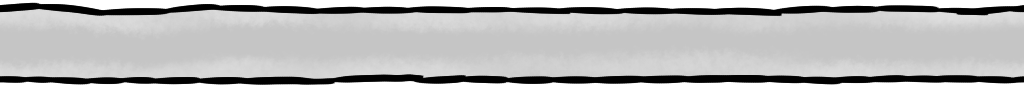
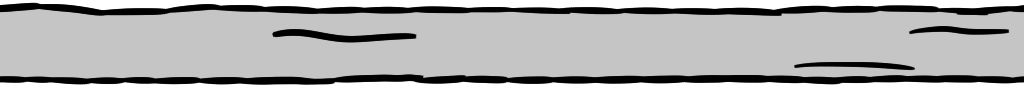
Two versions of the same layered image (1024 × 90). Layer-by-layer changes:
painted on "Capa de pintura 1" over (0, 9, 1024, 79)
added layer "Capa de pintura 6" in group "Agrupar 4" over (256, 11, 1024, 79)
painted on "Capa de pintura 5" over (0, 9, 1024, 79)
hid "Capa de pintura 3", painted on it over (0, 9, 1024, 79)
painted on "Capa de pintura 2" over (0, 9, 1024, 79)
